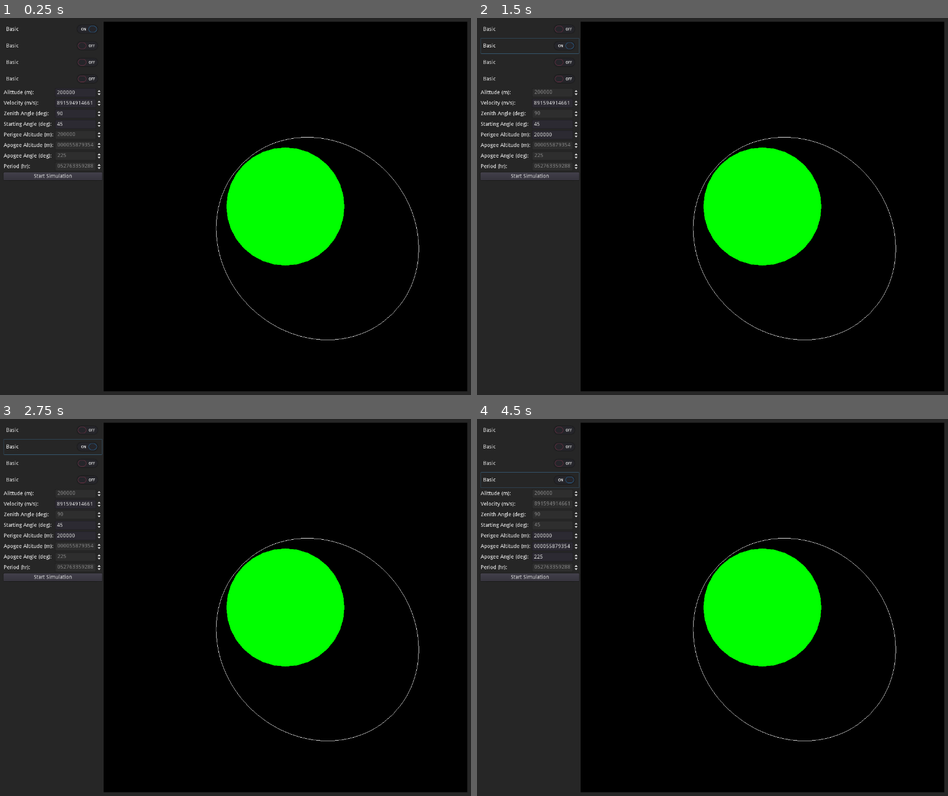
Above: before the commit, frames 1-4 (two rows, left to right).
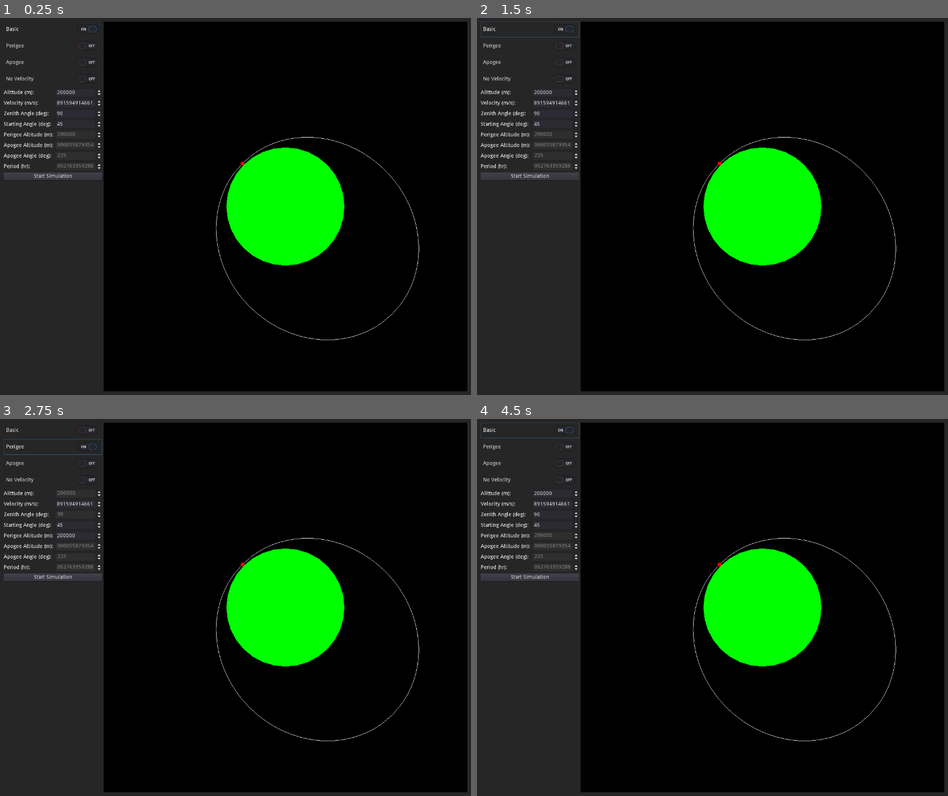
Above: after the commit, the same moments.

Repository: DevenO/Orbits
Game: Godot game, scene res://start_screen.tscn
Two runs of this game, one before a commit and one after it. Both use one fixed random seed, a clock stepped at 60 frames per second and the inputs below.
Inputs:
- Up to frame 1 (0.25 s): no input
- Up to frame 2 (1.5 s): click "Basic" at 0.5 s; click "Basic" at 1.25 s
- Up to frame 3 (2.75 s): click "Basic" (after the commit: "Perigee") at 2 s
- Up to frame 4 (4.5 s): click "Basic" at 2.75 s; click "Basic" (after the commit: "Apogee") at 3.5 s; click "Basic" at 4.25 s

The runs differ from the first frame. In frame 1, less than 0.1% of the frame differs, in the area x 1-52%, y 6-40%; in frame 2, 0.4%; in frame 3, less than 0.1%; in frame 4, 0.5%, in the area x 0-52%, y 0-40%.

Commit message:
Add files via upload

Diff:
--- a/KinematicBody2D.gd
+++ b/KinematicBody2D.gd
@@ -1,3 +1,3 @@
-extends KinematicBody2D
+extends Node2D
 func _draw():
-	draw_circle(self.position,5,Color(255,0,0,1))
+	draw_circle(Vector2(0,0),5,Color(255,0,0,1))
--- a/start_screen.gd
+++ b/start_screen.gd
@@ -227,13 +227,10 @@
 	#all parameters set, so calculate ellipse path, update draw function
 	_calc_path()
 	$H/simulation_container.update()
-
-	var temp = $H/simulation_container/KinematicBody2D.position
-	temp = $H/simulation_container/KinematicBody2D.global_position
-	$H/simulation_container/KinematicBody2D.translate(Vector2($H/simulation_container.get_rect().size.x/2+radius*sin(g_theta)/mscale,$H/simulation_container.get_rect().size.y/2+radius*cos(g_theta)/mscale))
-	temp = $H/simulation_container/KinematicBody2D.position
-	temp = $H/simulation_container/KinematicBody2D.global_position
-	temp = $H/simulation_container/KinematicBody2D.to_global($H/simulation_container/KinematicBody2D.position)
+	g_theta = current_angle + PI
+	var x = $H/simulation_container.get_rect().size.x/2+radius*sin(g_theta)/mscale
+	var y = $H/simulation_container.get_rect().size.y/2+radius*cos(g_theta)/mscale
+	$H/simulation_container/Node2D.position = Vector2(x,y)
 
 #calculate the predicted orbital path
 func _calc_path():
@@ -290,6 +287,9 @@
 	yield(get_tree().create_timer(0.05),"timeout")
 	_calc_path()
 	$H/simulation_container.update()
+	var x = $H/simulation_container.get_rect().size.x/2+radius*sin(g_theta)/mscale
+	var y = $H/simulation_container.get_rect().size.y/2+radius*cos(g_theta)/mscale
+	$H/simulation_container/Node2D.position = Vector2(x,y)
 
 	#fade in new menu
 	var temp = 0
@@ -300,7 +300,6 @@
 
 
 	#start the physics simulation
-	$H/simulation_container/KinematicBody2D.position = Vector2(0,0)
 	active = true
 	x_pos = radius*sin(-current_angle)
 	y_pos = radius*cos(-current_angle)
@@ -339,6 +338,9 @@
 			yield(get_tree().create_timer(0.05),"timeout")
 			_calc_path()
 			$H/simulation_container.update()
+			var x = $H/simulation_container.get_rect().size.x/2+radius*sin(g_theta)/mscale
+			var y = $H/simulation_container.get_rect().size.y/2+radius*cos(g_theta)/mscale
+			$H/simulation_container/Node2D.position = Vector2(x,y)
 			return_to_parameters = false #only need to run this section once
 		else:
 			pass
@@ -389,7 +391,9 @@
 		if current_angle < 0:
 			current_angle = current_angle + 2*PI
 		$running_menu/H/values/position_angle.text = str(rad2deg(current_angle))
-		$H/simulation_container/KinematicBody2D.position = Vector2($H/simulation_container.get_rect().size.x/2+radius*sin(g_theta)/mscale,$H/simulation_container.get_rect().size.y/2+radius*cos(g_theta)/mscale)
+		var x = $H/simulation_container.get_rect().size.x/2+radius*sin(g_theta)/mscale
+		var y = $H/simulation_container.get_rect().size.y/2+radius*cos(g_theta)/mscale
+		$H/simulation_container/Node2D.position = Vector2(x,y)
 		$running_menu/H/values/time_elapsed.text = str(time/3600) #display in hours
 
 func _on_reset_mixmax_button_up():
--- a/start_screen.tscn
+++ b/start_screen.tscn
@@ -48,21 +48,21 @@
 margin_right = 261.0
 margin_bottom = 84.0
 group = ExtResource( 2 )
-text = "Basic"
+text = "Perigee"
 
 [node name="option_apogee" type="CheckButton" parent="H/start_menu/options"]
 margin_top = 88.0
 margin_right = 261.0
 margin_bottom = 128.0
 group = ExtResource( 2 )
-text = "Basic"
+text = "Apogee"
 
 [node name="option_no_velocity" type="CheckButton" parent="H/start_menu/options"]
 margin_top = 132.0
 margin_right = 261.0
 margin_bottom = 172.0
 group = ExtResource( 2 )
-text = "Basic"
+text = "No Velocity"
 
 [node name="values" type="HBoxContainer" parent="H/start_menu"]
 margin_top = 176.0
@@ -229,7 +229,7 @@
 custom_styles/panel = SubResource( 1 )
 script = ExtResource( 4 )
 
-[node name="KinematicBody2D" type="KinematicBody2D" parent="H/simulation_container"]
+[node name="Node2D" type="Node2D" parent="H/simulation_container"]
 script = ExtResource( 3 )
 
 [node name="running_menu" type="VBoxContainer" parent="."]
